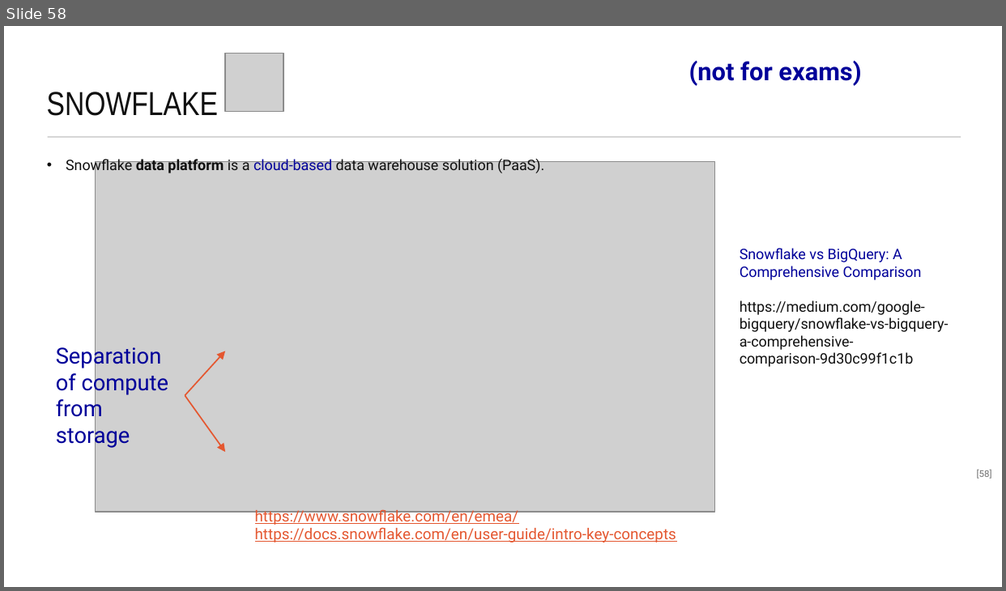
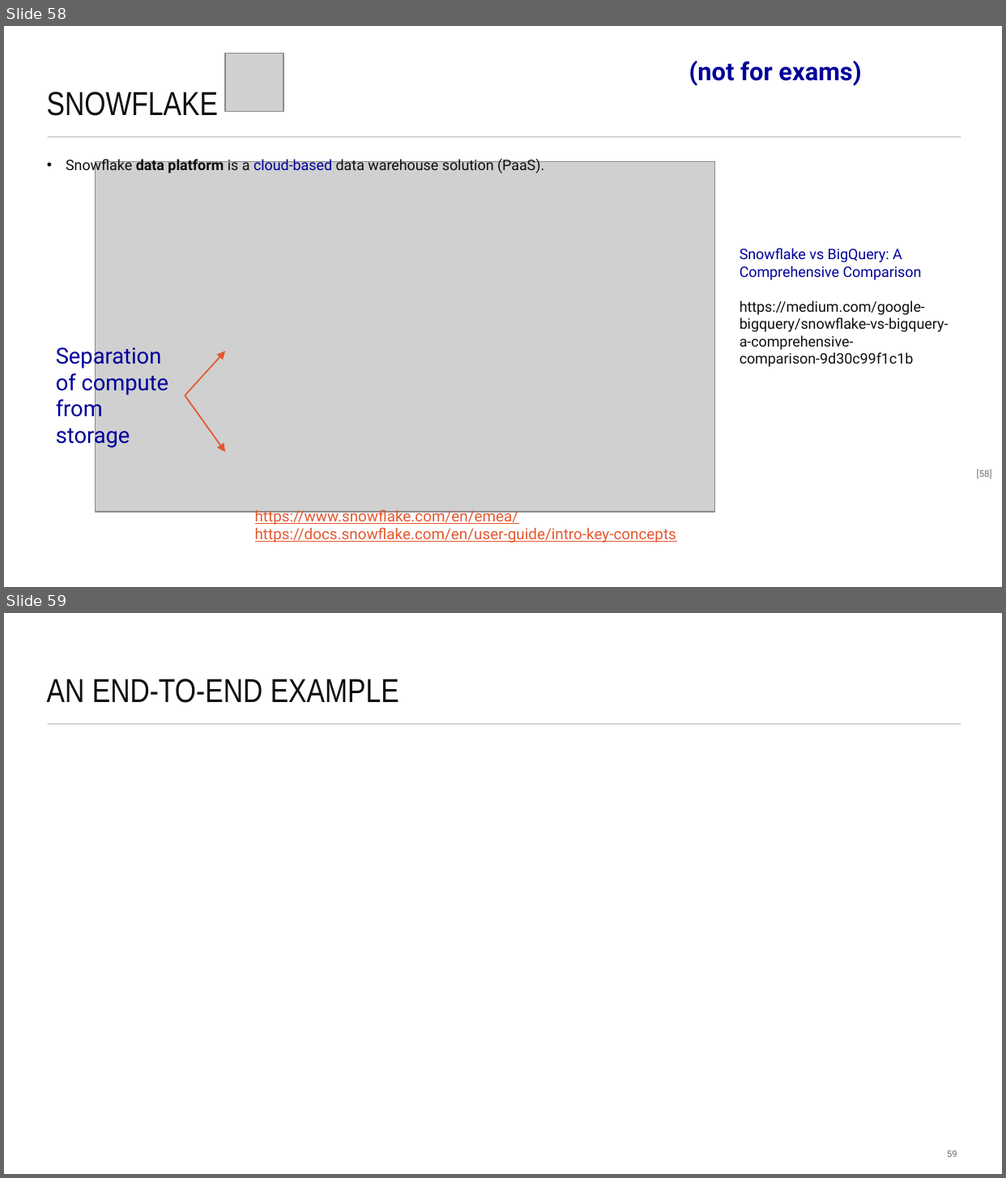
Before and after one commit to maelstromdat/MediTechBigData, a slide deck: 6. Big Data Architecture.pptx. Shown one above the other, each under a label of ours: slide 58 before the commit, slides 58 and 59 after it. The pictures are 1006x591 and 1006x1178 pixels, drawn with LibreOffice and Linux fonts; fonts in the diff are those of the drawing; grey boxes stand for pictures. Boxes give left, top, right and bottom in pixels: in the first picture for what was removed or moved away, otherwise in the second. Text is boxed around its words. In the diff, an @@ line names an element or a change of style, - is before the commit and + after.

```diff
--- a/6. Big Data Architecture.pptx
+++ b/6. Big Data Architecture.pptx
@@ slide 59 added at box(4, 613, 1002, 1174), background #FFFFFF; not listed: 1 template element that a slide beside it also shows @@
@@ title added at box(47, 679, 399, 703), 24 pt, text #0F0F0F @@
+AN END-TO-END EXAMPLE
@@ page number added at box(947, 1151, 957, 1157), 6.8 pt, text #0F0F0F at 60% opacity @@
+59
```
Also in this commit, not shown: 3 slides changed, 6 other slides added, 1 other file.
